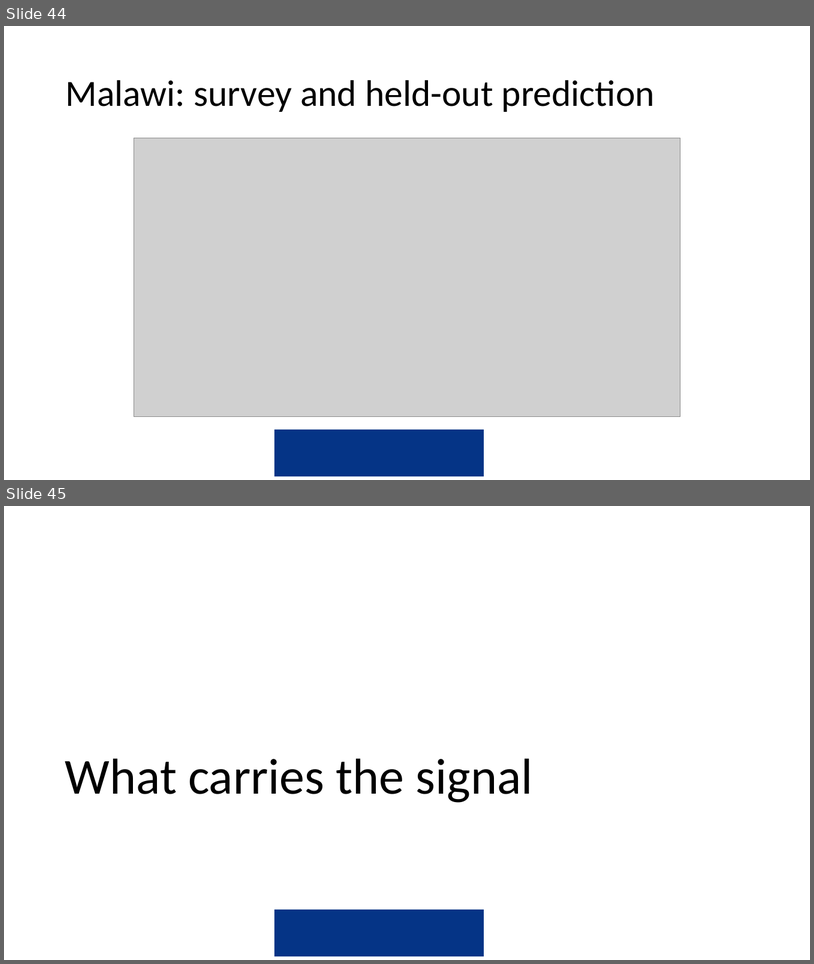
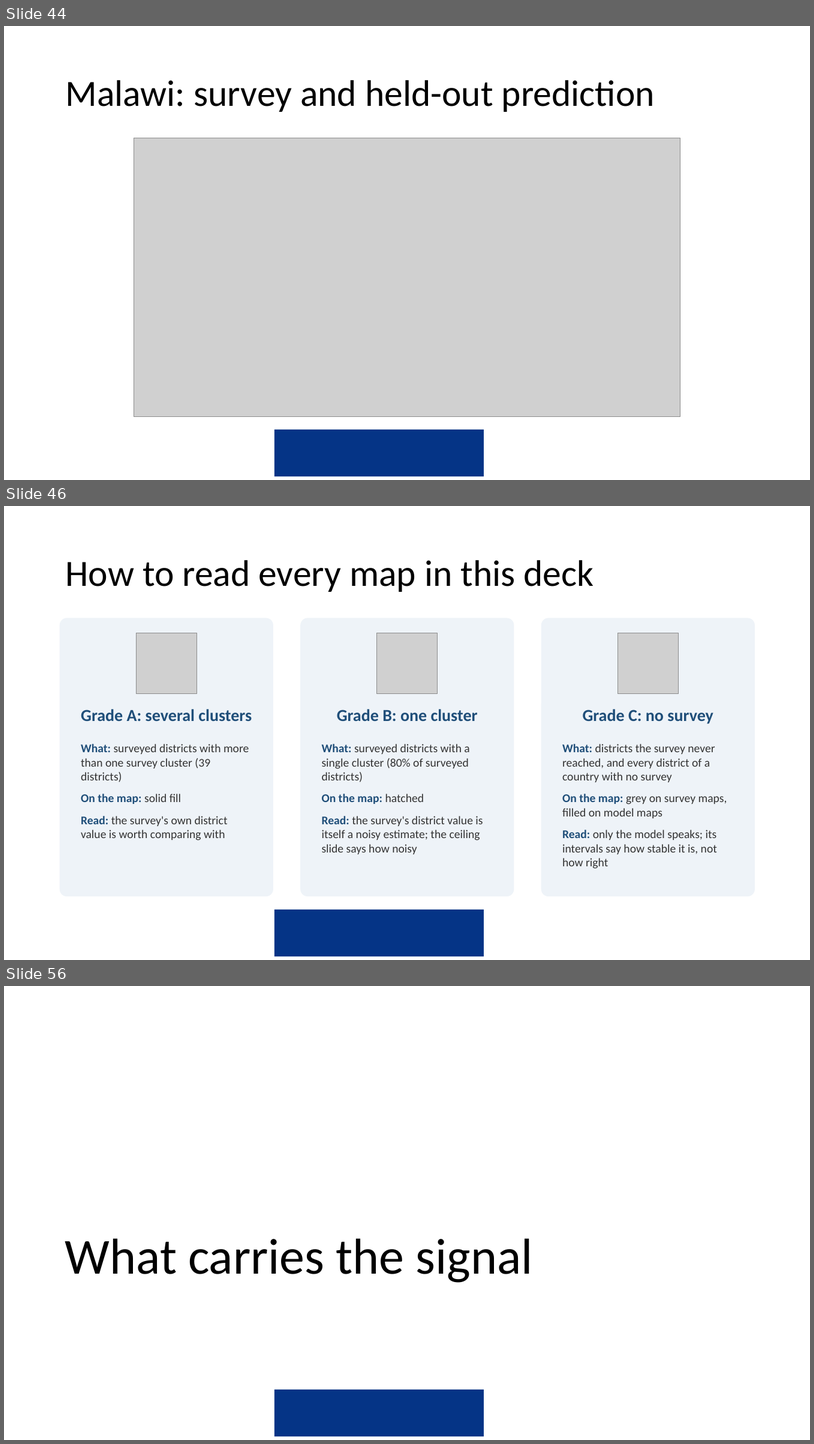
Before and after one commit to amertens/mn-prediction, a slide deck: docs/slides/MN-proxy-full-talk-2026-09.pptx. Shown one above the other, each under a label of ours: slides 44 and 45 before the commit, slides 44, 46 and 56 after it; the slides between them are not shown. The pictures are 814x964 and 814x1444 pixels, drawn with LibreOffice and Linux fonts; fonts in the diff are those of the drawing; grey boxes stand for pictures; background and template pictures are left out. Boxes give left, top, right and bottom in pixels: in the first picture for what was removed or moved away, otherwise in the second. Text is boxed around its words. In the diff, an @@ line names an element or a change of style, - is before the commit and + after.

```diff
--- a/docs/slides/MN-proxy-full-talk-2026-09.pptx
+++ b/docs/slides/MN-proxy-full-talk-2026-09.pptx
@@ slide 46 added at bbox=[4, 506, 810, 960], background #FFFFFF; not listed: 1 template element that a slide beside it also shows @@
@@ title added at bbox=[65, 560, 594, 592], 44 pt, text #000000 @@
+How to read every map in this deck
@@ rounded rectangle added at bbox=[60, 618, 273, 896], fill #EEF3F8 @@
@@ rounded rectangle added at bbox=[300, 618, 514, 896], fill #EEF3F8 @@
@@ rounded rectangle added at bbox=[542, 618, 755, 896], fill #EEF3F8 @@
@@ picture added at bbox=[137, 633, 197, 694] @@
@@ picture added at bbox=[377, 633, 438, 694] @@
@@ picture added at bbox=[618, 633, 678, 694] @@
@@ text added at bbox=[81, 709, 252, 721], 20 pt, text #1F4E79, bold @@
+Grade A: several clusters
@@ text added at bbox=[337, 709, 478, 721], 20 pt, text #1F4E79, bold @@
+Grade B: one cluster
@@ text added at bbox=[583, 709, 714, 724], 20 pt, text #1F4E79, bold @@
+Grade C: no survey
@@ text added at bbox=[81, 744, 249, 840], 14 pt, text #333333 @@
+What: surveyed districts with more than one survey cluster (39 districts)
+On the map: solid fill
+Read: the survey's own district value is worth comparing with
@@ text added at bbox=[322, 744, 483, 854], 14 pt, text #333333 @@
+What: surveyed districts with a single cluster (80% of surveyed districts)
+On the map: hatched
+Read: the survey's district value is itself a noisy estimate; the ceiling slide says how noisy
@@ text added at bbox=[563, 744, 728, 868], 14 pt, text #333333 @@
+What: districts the survey never reached, and every district of a country with no survey
+On the map: grey on survey maps, filled on model maps
+Read: only the model speaks; its intervals say how stable it is, not how right
@@ what was slide 45 is now slide 56 @@
```
Also in this commit, not shown: 10 other slides added, 10 other files.
